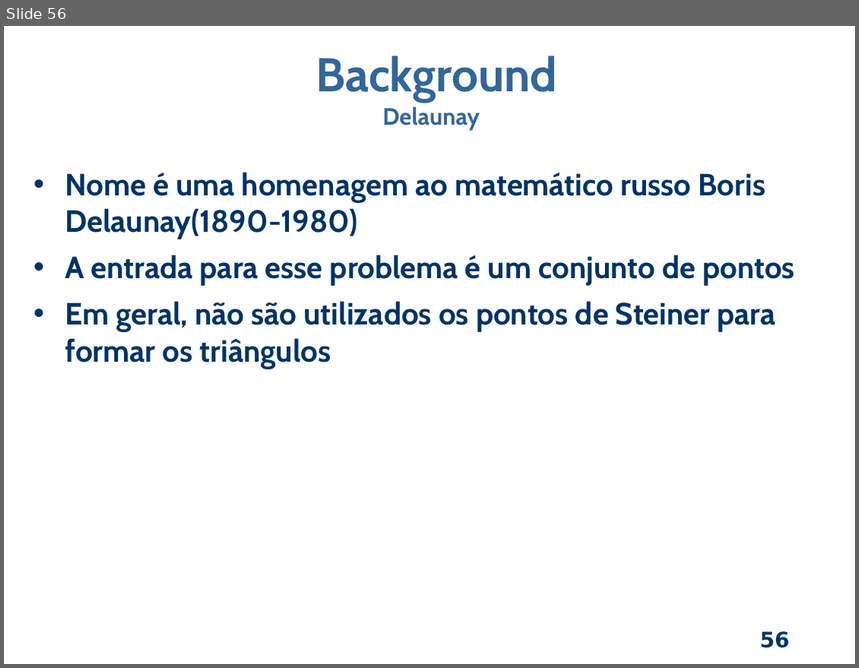
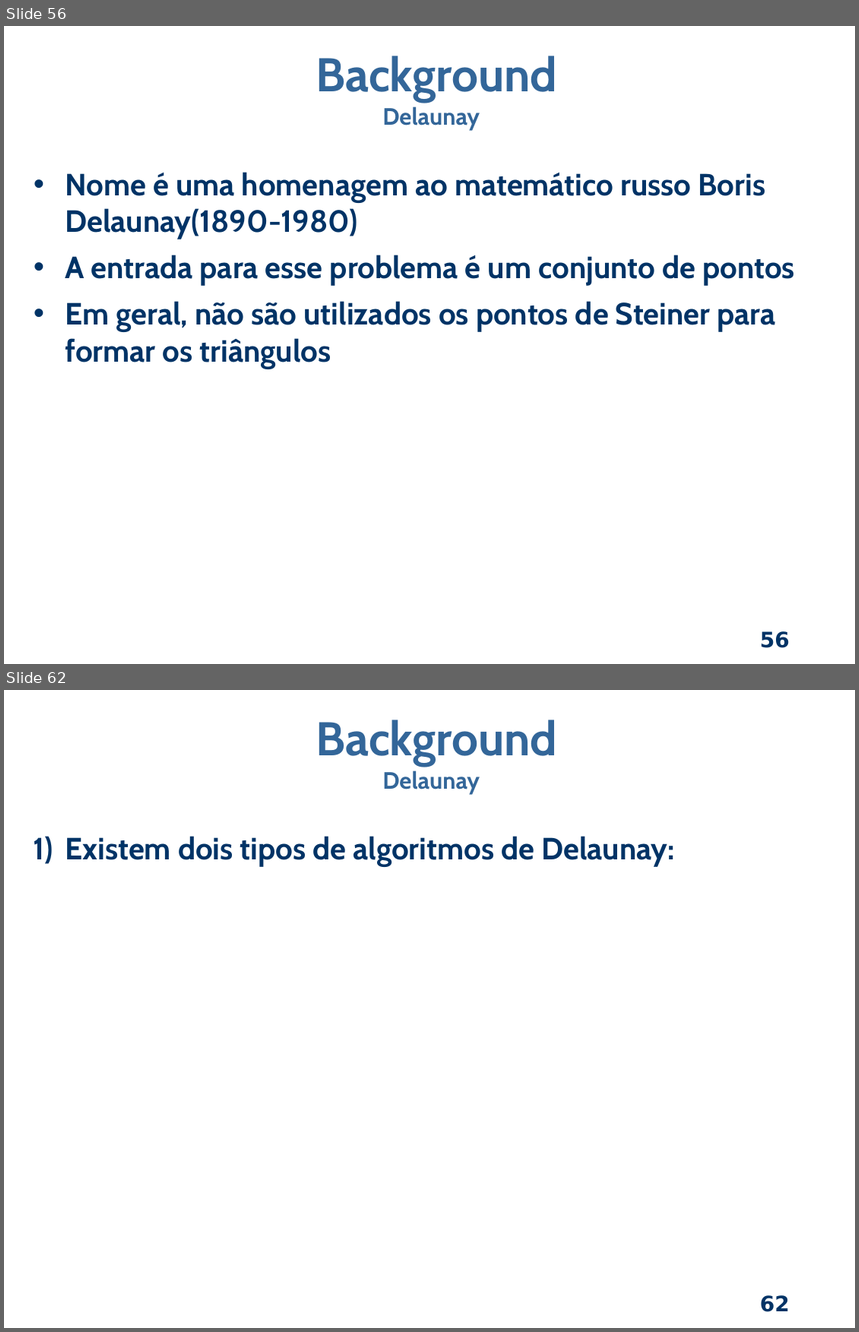
Before and after one commit to dant25/pre-proposta, a slide deck: apresentação/Apresentacao pre.odp. Shown one above the other, each under a label of ours: slide 56 before the commit, slides 56 and 62 after it; the slides between them are not shown. The pictures are 859x668 and 859x1332 pixels, drawn with LibreOffice and Linux fonts; fonts in the diff are those of the drawing; background and template pictures are left out. Boxes give left, top, right and bottom in pixels: in the first picture for what was removed or moved away, otherwise in the second. Text is boxed around its words. In the diff, an @@ line names an element or a change of style, - is before the commit and + after.

```diff
--- a/apresentação/Apresentacao pre.odp
+++ b/apresentação/Apresentacao pre.odp
@@ slide 62 added at [4,690,855,1328], background picture (left out); not listed: 1 template element that a slide beside it also shows @@
@@ text added at [316,720,557,794], 40 pt, text #336699, bold @@
+Background
+Delaunay
@@ text added at [66,836,674,866], 26 pt, text #003366, bold @@
+1) Existem dois tipos de algoritmos de Delaunay:
```
Also in this commit, not shown: 2 slides changed, 6 other slides added, 5 other files.
